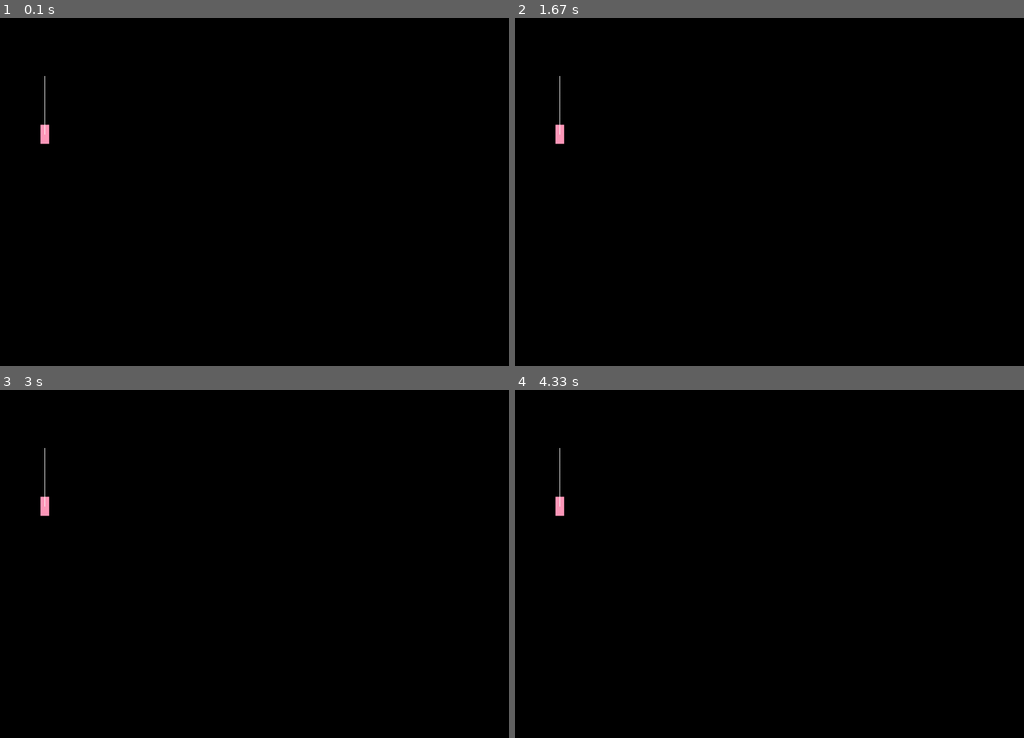
Above: before the commit, frames 1-4 (two rows, left to right).
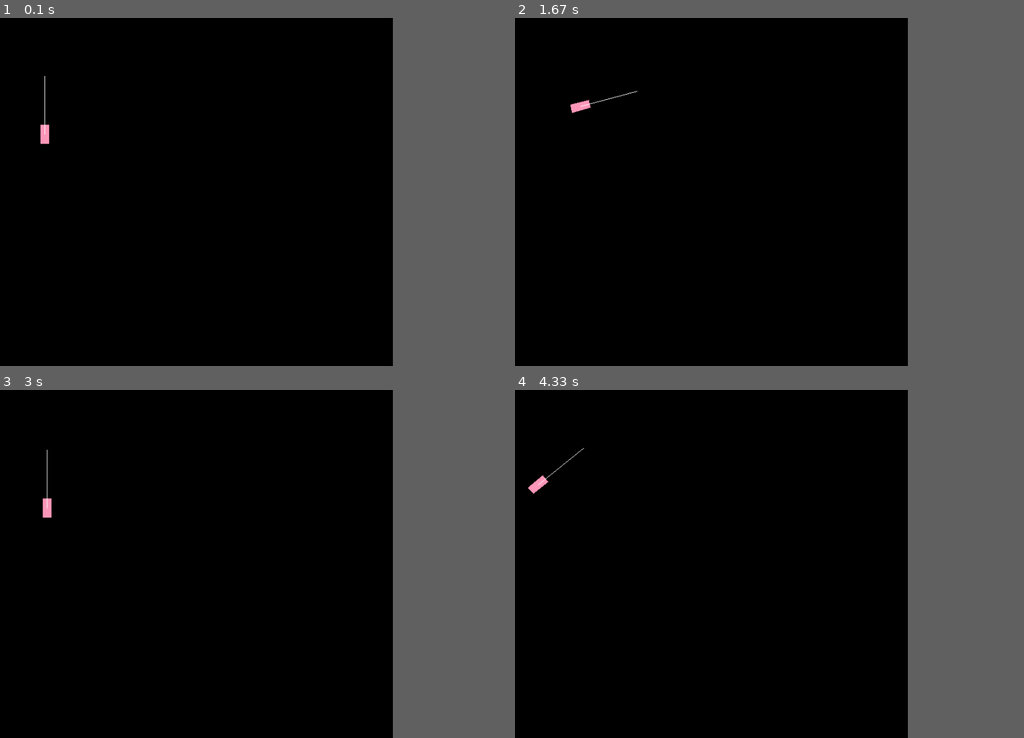
Above: after the commit, the same moments.

Repository: Void-TK-57/Drift
Game: pygame game, started from main.py
Two runs of this game, one before a commit and one after it. Both use one fixed random seed, a clock stepped at 60 frames per second and the inputs below.
Inputs:
- Up to frame 1 (0.1 s): no input
- Up to frame 2 (1.67 s): hold Right 0.33-0.8 s; hold Up 0.83-1.13 s; hold Right 1.17-1.63 s
- Up to frame 3 (3 s): hold Left 1.67-2.2 s; hold Down 2.23-2.53 s; hold Left 2.57-2.97 s
- Up to frame 4 (4.33 s): hold Up 3-3.37 s; hold Right 3.4-4.03 s; hold Down from 4.07 s (still down)
In our replay, the window is 900x540 before the commit and 720x540 after it. These sizes can differ from the game's own. Grey fills any space a smaller window leaves; there, only what the larger window draws over its background counts as a difference.

The runs differ from the first frame. In frame 1, only the window size differs. In frame 2, 0.3% of the frame differs, in the area x 7-25%, y 16-37%; in frame 3, 0.1%; in frame 4, 0.3%.

Commit message:
Implemented car moviment

Diff:
--- a/car.py
+++ b/car.py
@@ -7,16 +7,19 @@
 # car class
 class Car:
 
-    def __init__(self, x, y, width, height, velocity, color = (255, 153, 187)):
+    def __init__(self, x, y, width, height, velocity, angular_velocity, color = (255, 153, 187)):
         # create body
         self.body = pymunk.Body(mass = 0, moment = 0, body_type= pymunk.Body.DYNAMIC)
         self.body.position = x, y
         #self.shape = pymunk.Poly(self.body, [[0, 0], [0, height], [width, 0], [width, height] ] )
         self.shape = pymunk.Poly.create_box(self.body, (width, height))
-        self.shape.mass = 1
+        self.shape.mass = 0.001
         self.shape.density = 1
         self.fixed_velocity = velocity
         self.color = color
+        self.height = height
+        self.width = width
+        self.fixed_angular_velocity = angular_velocity
 
     # draw the rectangle
     def draw(self, screen):
@@ -28,29 +31,79 @@
         pygame.draw.polygon(screen, self.color,  coords)
         # calculate y and x of vertices
         # draw orientation
-        pygame.draw.line(screen, (255, 255, 255), list(self.body.position), self.body.local_to_world( [100*np.sin(self.body.angle) , -100*np.cos(self.body.angle)] ) )
+        pygame.draw.line(screen, (255, 255, 255), list(self.body.position), self.body.local_to_world( [100*np.sin(self.body.angle/180) , -100*np.cos(self.body.angle/180)] ) )
 
     # method to get the local point of the vector
-    def get_point_from_wheel(wheel):
+    def get_point_from_wheel(self, wheel):
         wheels = wheel.split("-")
-        y_orientation = -1 if wheel[0] == "bottom" else 1
-        x_orientation = -1 if wheel[1] == "right"  else 1
-        y = y_orientation * self.shape.height/2
-        x = x_orientation * self.shape.width/2
+        if wheels[0] == "bottom":
+            y_orientation = -1
+        elif wheels[0] == "top":
+            y_orientation = 1
+        else:
+            y_orientation = 0
+
+        if wheels[0] == "left":
+            x_orientation = -1
+        elif wheels[0] == "right":
+            x_orientation = 1
+        else:
+            x_orientation = 0
+
+        y = y_orientation * self.height/2
+        x = x_orientation * self.width/2
         return x, y
 
+    def polar_to_cartesian(self, angle, length):
+        return [length * np.cos(angle + np.pi/2), -length * np.sin(angle + np.pi/2)]
+
     def apply_force_at_local_point(self, force, wheel):
-        self.body.apply_force_at_local_point(force, wheel)
+        self.body.apply_force_at_local_point(force, self.get_point_from_wheel(wheel) )
 
     def apply_force_at_world_point(self, force, wheel):
-        self.body.apply_force_at_local_point(force, wheel)
+        self.body.apply_force_at_local_point(force, self.get_point_from_wheel(wheel) )
 
     def apply_impulse_at_local_point(self, force, wheel):
-        self.body.apply_force_at_local_point(force, wheel)
+        self.body.apply_force_at_local_point(force, self.get_point_from_wheel(wheel) )
 
     def apply_impulse_at_world_point(self, force, wheel):
-        self.body.apply_force_at_local_point(force, wheel)
+        self.body.apply_force_at_local_point(force, self.get_point_from_wheel(wheel) )
 
+    def move(self, backwards = False):
+        velocity = self.fixed_velocity
+        if backwards:
+            velocity *= -1
+        self.body.velocity = self.polar_to_cartesian(-self.body.angle, velocity)
+
+    def rotate(self, anti = False):
+        angular_velocity = self.fixed_angular_velocity
+        if anti:
+            angular_velocity *= -1
+        self.body.angular_velocity = angular_velocity
+
+    def stop(self, rotation = False):
+        if rotation:
+            self.body.angular_velocity = 0
+        else:
+            self.body.velocity = 0, 0
+
+
+
+    def log(self):
+        print("Position:")
+        print(self.body.position)
+        print("Velocity:")
+        print(self.body.velocity)
+        print("Force:")
+        print(self.body.force)
+        print("-"*5)
+        print("Angle:")
+        print(self.body.angle/np.pi % 2)
+        print("Angular Velocity:")
+        print(self.body.angular_velocity)
+        print("Torque:")
+        print(self.body.torque)
+        print("="*20)
 
     # update velocity
     def update(self):
--- a/main.py
+++ b/main.py
@@ -9,9 +9,6 @@
 def update_game(screen, space, car, _map, dt):
     # update worlrd
     space.step(dt/1000)
-    #car.body.torque = 4
-    print( car.body.position )
-    print( car.body.angle)
     # reset screen and redraw
     screen.fill((0, 0, 0))
     car.draw(screen)
@@ -19,49 +16,69 @@
     pygame.display.update()
 
 def main():
-
+    # init game
     pygame.init()
 
     # display height and width
     display_height = 600
-    disply_width = 1000
+    disply_width = 800
+    # UP, RIGHT, DOWN, LEFT
+    key_pressed = [False, False, False, False]
+
 
     screen = pygame.display.set_mode( (disply_width, display_height) )
     pygame.display.set_caption('Race Drift')
 
     clock = pygame.time.Clock()
-    # check if the game is still alive
-    alive = True
-
     _map = []
 
     space = pymunk.Space()
     space.gravity = 0, 0
 
-    car = Car(x = 200, y = 200, width = 14, height = 32, velocity = 10)
+    car = Car(x = 200, y = 200, width = 14, height = 32, velocity = 200, angular_velocity = 1.4)
 
     space.add(car.body, car.shape)
 
-
     # main loop
-    while alive:
+    while True:
         # for each event
         for event in pygame.event.get():
             # if event is quit, then set alive to false
             if event.type == pygame.QUIT:
-                alive = False
-            elif event.type == pygame.KEYDOWN:
-                if event.key == pygame.K_DOWN:
-                    # add for at the bottom of the car
-                    print("Up")
+                pygame.quit()
+            elif event.type == pygame.KEYDOWN or event.type == pygame.KEYUP:
+                # change state of the key pressed
+                if event.key ==pygame.K_UP:
+                    key_pressed[0] = not key_pressed[0]
+                if event.key ==pygame.K_RIGHT:
+                    key_pressed[1] = not key_pressed[1]
+                if event.key ==pygame.K_DOWN:
+                    key_pressed[2] = not key_pressed[2]
+                if event.key ==pygame.K_LEFT:
+                    key_pressed[3] = not key_pressed[3]
 
-                elif event.key == pygame.K_UP:
-                    print("Down")
 
+        # if there is a key pressed, check which one
+        if key_pressed[0]:
+            car.move()
+        if key_pressed[2]:
+            car.move(backwards=True)
+        if key_pressed[1]:
+            car.rotate()
+        if key_pressed[3]:
+            car.rotate(anti = True)
+
+        # if neither of keys are pressed, stop car
+        if not ( key_pressed[0] or key_pressed[2] ):
+            car.stop()
+        if not ( key_pressed[1] or key_pressed[3] ):
+            car.stop(True)
 
         # update game and tick clock
         update_game(screen, space, car, _map, clock.get_time())
         clock.tick(60)
+
+        car.log()
 
 
     # quit
